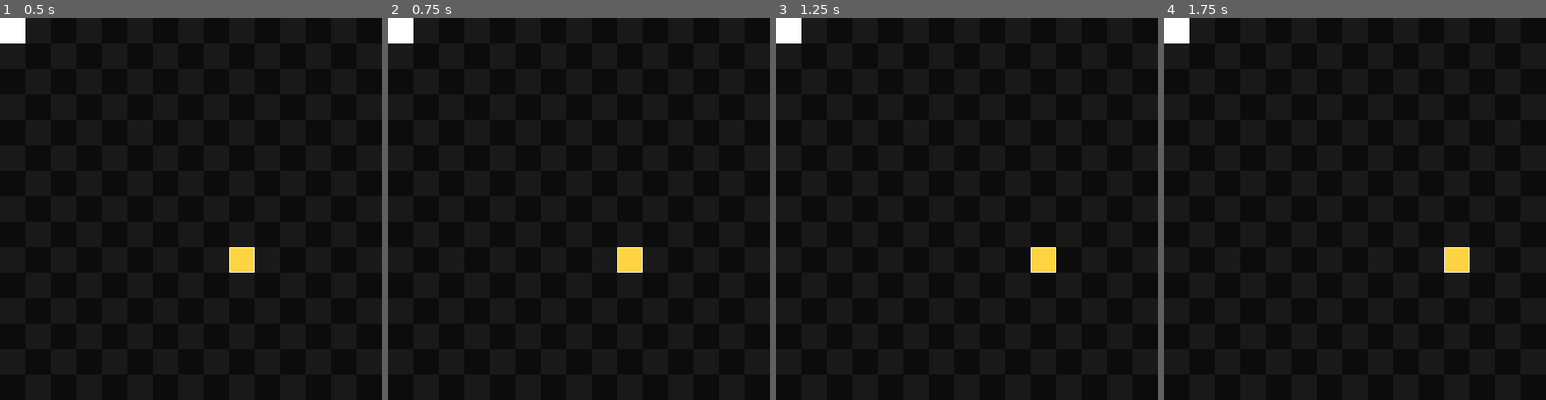
Above: before the commit, frames 1-4 (left to right).
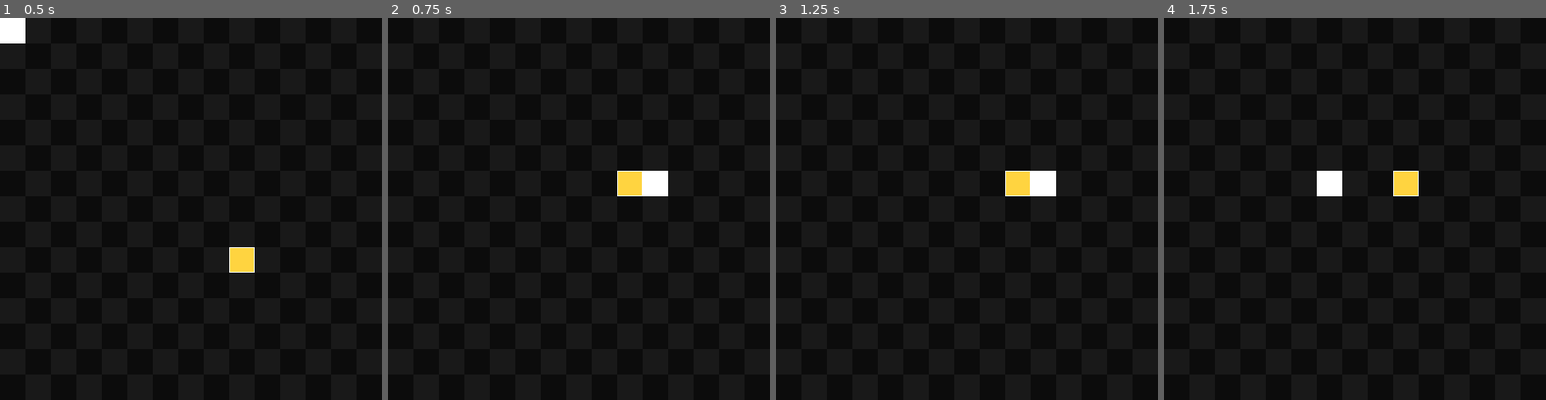
Above: after the commit, the same moments.

Repository: Jyngi/270_P3
Game: Godot game, scene res://Scene/gameplay.tscn
The game is run twice, just before and just after one commit, with the same random seed, the same clock (stepped at 60 frames per second) and the same inputs.
Inputs (mouse positions are in pixels of both pictures, inside the frame that each line leads up to):
- Up to frame 1 (0.5 s): no input
- Up to frame 2 (0.75 s): tap Enter at 0.5 s; move the mouse to (663, 189) at 0.52 s; hold Right (ui_right) from 0.53 s (still down); tap Space (ui_select) at 0.6 s
- Up to frame 3 (1.25 s): keep holding Right (ui_right); tap Space (ui_select) at 0.77, 1.07 s
- Up to frame 4 (1.75 s): move the mouse to (1278, 228) at 1.27 s; release Right (ui_right) at 1.28 s; hold Down (ui_down) from 1.28 s (still down); tap Space (ui_select) at 1.35, 1.52 s

Frame 1 is identical in both runs. In frame 2, 1.8% of the frame differs, in the area x 0-74%, y 0-67%; in frame 3, 1.8%; in frame 4, 1.8%.

Commit message:
teleportation movement.

Diff:
--- a/Scripts/TILEHIGHLIGHT.gd
+++ b/Scripts/TILEHIGHLIGHT.gd
@@ -3,6 +3,7 @@
 var playerXY = Vector2.ZERO
 var coordinateExtremes = [Vector2.ZERO,Vector2.ZERO,Vector2.ZERO,Vector2.ZERO]
 var coordinatePlayer = [Vector2.ZERO,Vector2.ZERO,Vector2.ZERO,Vector2.ZERO]
+var dist = 0
 func _process(delta):
 #	UpdateExtremes()
 	FindQuadrant()
@@ -13,26 +14,36 @@
 		mousePos = event.position
 
 func setXY(XYPos):
-	playerXY = XYPos
-#func UpdateExtremes():
-#	if playerXY:
-#		for i in range(2):
-#			coordinatePlayer[i] = Vector2(playerXY.x + (32 * i),playerXY.y)
-#		for i in range(2):
-#			coordinatePlayer[i+2] = Vector2(playerXY.x + (32* i),playerXY.y+32)
+	playerXY = Vector2(XYPos.x+16,XYPos.y+16)
 #
 func FindQuadrant():
 	if mousePos:
 		var tempSlope = (playerXY.y - mousePos.y)/((playerXY.x+0.001) - mousePos.x)
-		var dist = sqrt(pow((mousePos.x-playerXY.x),2) + pow((mousePos.y - playerXY.y),2))
-		print(dist)
+		dist = sqrt(pow((mousePos.x-playerXY.x),2) + pow((mousePos.y - playerXY.y),2))
 		if tempSlope < 1 and tempSlope > -1:
 			if mousePos.x < playerXY.x:
-				print("left")
+				if dist < 16 + 32*3:
+					position.x = floor(mousePos.x/32) * 32
+				else:
+					position.x = playerXY.x - 16 - 32 * 3
+				position.y = playerXY.y-16
 			else:
-				print("right")
+				if dist < 16 + 32*3:
+					position.x = floor(mousePos.x/32) * 32
+				else:
+					position.x = playerXY.x + 16 + 32 * 2
+				position.y = playerXY.y - 16
 		else:
 			if mousePos.y < playerXY.y:
-				print("top")
+				if dist < 16 + 32 * 3:
+					position.y = floor(mousePos.y/32) * 32
+				else:
+					position.y = playerXY.y - 16 - 32 * 3
+				position.x = playerXY.x-16
+
 			else:
-				print("bot")
+				if dist < 16 + 32 * 3:
+					position.y = floor(mousePos.y/32) * 32
+				else:
+					position.y = playerXY.y + 16 + 32 *2
+				position.x = playerXY.x - 16
--- a/Scripts/gameplay.gd
+++ b/Scripts/gameplay.gd
@@ -11,6 +11,7 @@
 var playerOBJ = null
 var highlightOBJ = null
 
+var movementTimer = 1.00
 
 func _ready():
 	GRIDSIZE = Vector2(WIDTH/32,HEIGHT/32)
@@ -25,16 +26,21 @@
 			else:
 				temp.modulate = Color(0.05,0.05,0.05)
 			add_child(temp)
-
+	highlightOBJ = TILEHIGHLIGHT.instance()
+	highlightOBJ.position = Vector2(0,0)
+	add_child(highlightOBJ)
 	playerOBJ = PLAYERNODE.instance()
 	playerOBJ.position = Vector2(9,9)*32
 	add_child(playerOBJ)
-	highlightOBJ = TILEHIGHLIGHT.instance()
-	highlightOBJ.position = Vector2(0,0)
-	add_child(highlightOBJ)
-
-	pass # Replace with function body.
 
 func _process(delta):
 	highlightOBJ.setXY(playerOBJ.position)
-	pass
+	updateTimer(delta)
+
+func _input(event):
+	if Input.is_action_just_pressed("ui_select") == true and movementTimer > 1.00:
+		movementTimer = 0
+		playerOBJ.Teleport(highlightOBJ.position)
+
+func updateTimer(delta):
+	movementTimer += delta
--- a/Scripts/player.gd
+++ b/Scripts/player.gd
@@ -1,66 +1,7 @@
 extends Sprite
-# Tile Distance per key input
-const MOVEMENT_RANGE = 3
-# Moving State
-var movingState = false
-# UP DOWN RIGHT LEFT
-var directionIndex = [false,false,false,false]
-var currentXY = Vector2.ZERO
-var futureXY = Vector2.ZERO
-var originalXY = Vector2.ZERO
-var runOnce = false
-var movementTimer = 0
-var movementTimerMax = 30
 
-# Called every frame. 'delta' is the elapsed time since the previous frame.
 func _process(delta):
-	if movingState == false:
-		if Input.is_action_just_pressed("ui_up"):
-			movingState = true
-			directionIndex[0] = true
-			pass
-		if Input.is_action_just_pressed("ui_down"):
-			movingState = true
-			directionIndex[1] = true
-			pass
-		if Input.is_action_just_pressed("ui_right"):
-			movingState = true
-			directionIndex[2] = true
-			pass
-		if Input.is_action_just_pressed("ui_left"):
-			movingState = true
-			directionIndex[3] = true
-	if movingState == true:
-		movementTimer += 1
-		Movement(directionIndex.find(true,0))
-func Movement(index):
-	if runOnce == false:
-		runOnce = true
-		originalXY = Vector2(floor(position.x/32),floor(position.y/32))
-
-		if index == 0:
-			futureXY = Vector2(originalXY.x,originalXY.y - MOVEMENT_RANGE)
-		if index == 1:
-			futureXY = Vector2(originalXY.x,originalXY.y + MOVEMENT_RANGE)
-		if index == 2:
-			futureXY = Vector2(originalXY.x + MOVEMENT_RANGE, originalXY.y)
-		if index == 3:
-			futureXY = Vector2(originalXY.x - MOVEMENT_RANGE, originalXY.y)
-
-	currentXY = Vector2(floor(position.x/32),floor(position.y/32))
-
-	if currentXY != futureXY and movementTimer > movementTimerMax:
-		movementTimer = 0
-		if index == 0:
-			position.y -= 32
-		if index == 1:
-			position.y += 32
-		if index == 2:
-			position.x += 32
-		if index == 3:
-			position.x -= 32
-	if currentXY == futureXY:
-		runOnce = false
-		movingState = false
-		directionIndex = [false,false,false,false]
 	pass
+func Teleport(XYPos):
+	position.x = XYPos.x
+	position.y = XYPos.y
--- a/project.godot
+++ b/project.godot
@@ -21,6 +21,13 @@
 
 [input]
 
+ui_select={
+"deadzone": 0.5,
+"events": [ Object(InputEventKey,"resource_local_to_scene":false,"resource_name":"","device":0,"alt":false,"shift":false,"control":false,"meta":false,"command":false,"pressed":false,"scancode":32,"unicode":0,"echo":false,"script":null)
+, Object(InputEventJoypadButton,"resource_local_to_scene":false,"resource_name":"","device":0,"button_index":3,"pressure":0.0,"pressed":false,"script":null)
+, Object(InputEventMouseButton,"resource_local_to_scene":false,"resource_name":"","device":0,"alt":false,"shift":false,"control":false,"meta":false,"command":false,"button_mask":0,"position":Vector2( 0, 0 ),"global_position":Vector2( 0, 0 ),"factor":1.0,"button_index":1,"pressed":false,"doubleclick":false,"script":null)
+ ]
+}
 ui_left={
 "deadzone": 0.5,
 "events": [ Object(InputEventKey,"resource_local_to_scene":false,"resource_name":"","device":0,"alt":false,"shift":false,"control":false,"meta":false,"command":false,"pressed":false,"scancode":16777231,"unicode":0,"echo":false,"script":null)
